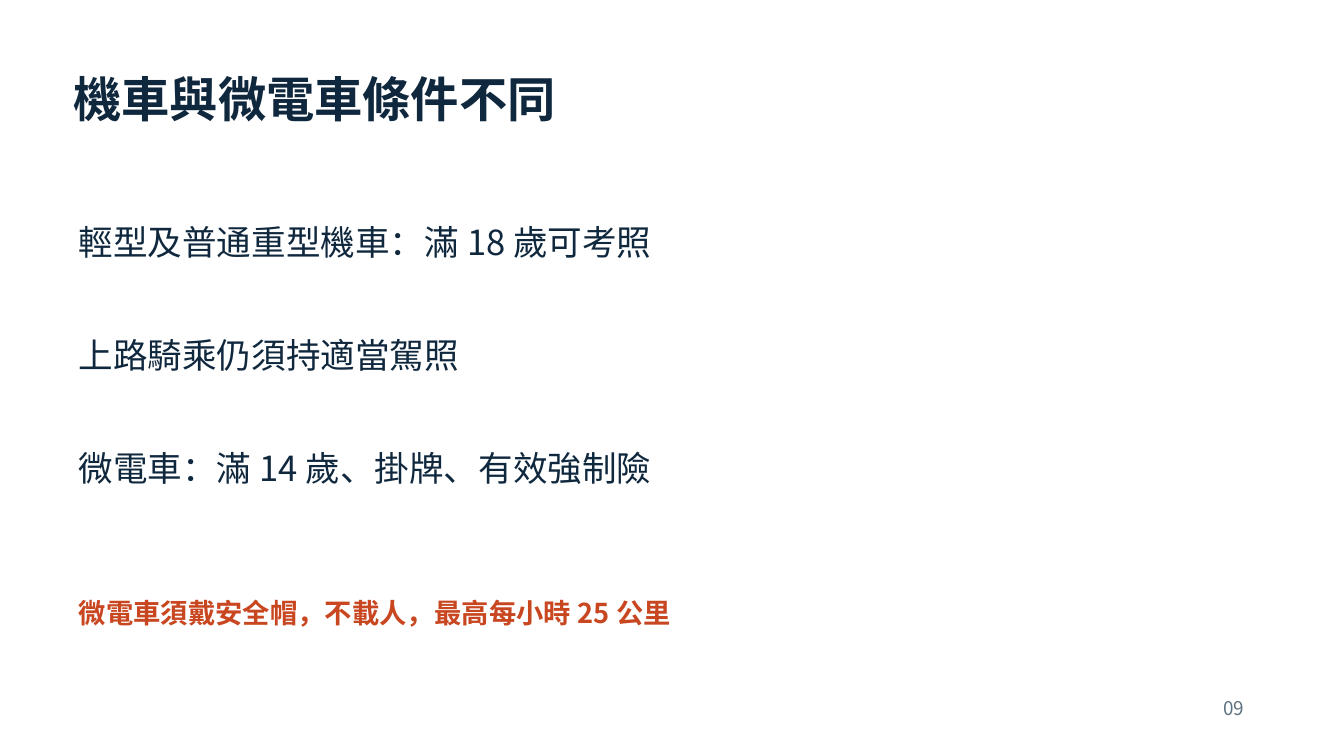
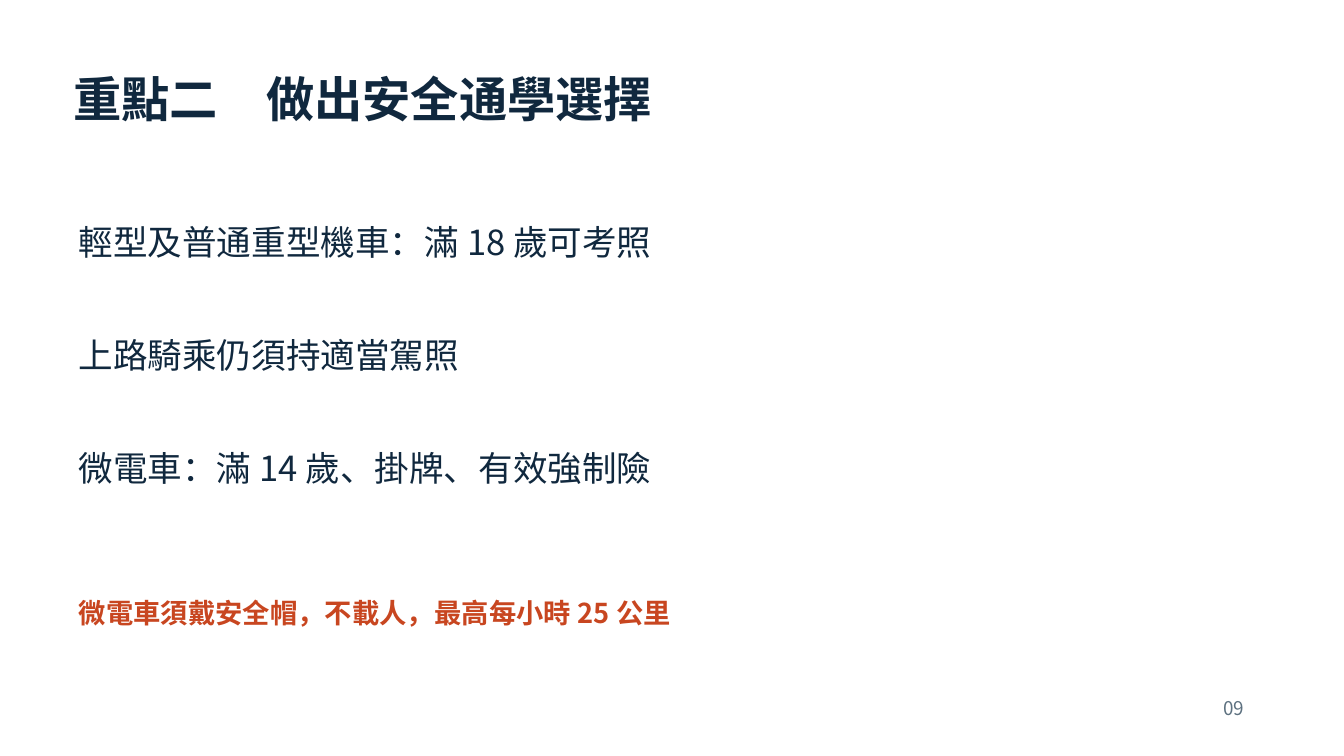
Before and after one commit to YOYO-MAN/yangmei-road-safety, a slide deck: slide 9 of materials/teacher-slides.pptx. Drawn at 1344x756 pixels with LibreOffice and Linux fonts; fonts in the diff are those of the drawing. Boxes give left, top, right and bottom in pixels: in the first picture for what was removed or moved away, otherwise in the second. Text is boxed around its words. In the diff, an @@ line names an element or a change of style, - is before the commit and + after.

```diff
--- a/materials/teacher-slides.pptx
+++ b/materials/teacher-slides.pptx
@@ text at (73, 75, 652, 122): text changed @@
-機車與微電車條件不同
+重點二 做出安全通學選擇
```
Also in this commit, not shown: 4 other slides changed, 29 other files.
